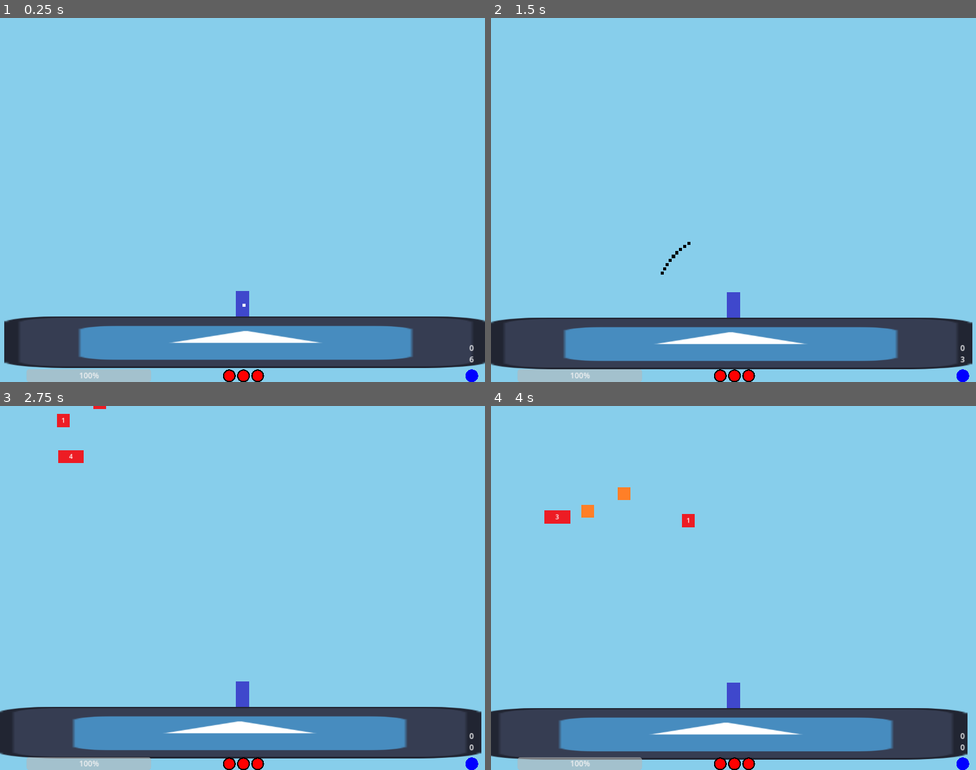
Above: before the commit, frames 1-4 (two rows, left to right).
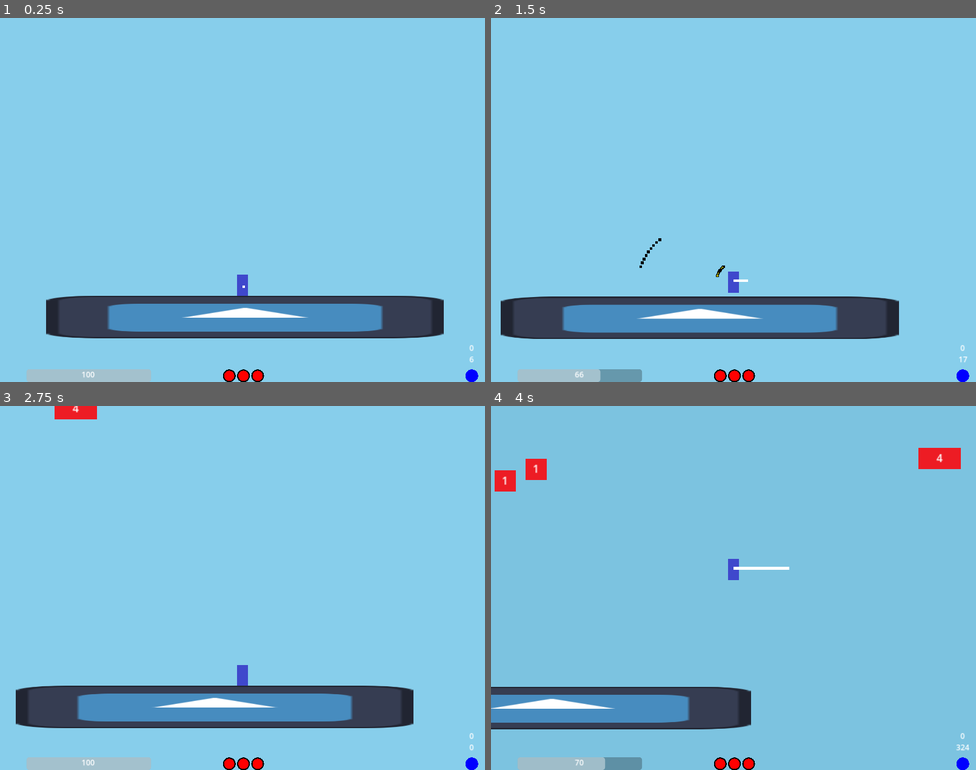
Above: after the commit, the same moments.

Repository: notMSB/bunk
Game: Godot game, scene res://scenes/game.tscn
The game is run twice, just before and just after one commit, with the same random seed, the same clock (stepped at 60 frames per second) and the same inputs. The engine's default icon, where the game draws it, is replaced by a stand-in: a white triangle on a blue panel in a dark square.
Inputs (mouse positions are in pixels of both pictures, inside the frame that each line leads up to):
- Up to frame 1 (0.25 s): no input
- Up to frame 2 (1.5 s): move the mouse to (840, 181) at 0.52 s; press the mouse at (840, 181) at 0.53 s; hold Right (ui_right) from 0.53 s (still down); tap Shift (item) at 0.6 s; tap Space (jump) at 0.77 s; move the mouse to (636, 218) at 1.27 s; release the mouse at (636, 218) at 1.28 s; click (636, 218) at 1.35 s
- Up to frame 3 (2.75 s): tap Space (jump) at 1.52 s; tap Shift (item) at 1.55, 2.1 s; move the mouse to (291, 507) at 2.02 s; release Right (ui_right) at 2.03 s; press the mouse at (291, 507) at 2.03 s; hold Left (ui_left) from 2.03 s (still down)
- Up to frame 4 (4 s): move the mouse to (709, 660) at 2.77 s; release Left (ui_left) at 2.78 s; release the mouse at (709, 660) at 2.78 s; hold Right (ui_right) from 2.78 s (still down); tap Ctrl (misc) at 2.85 s; tap Space (jump) at 3.02, 3.77 s; tap Shift (item) at 3.05 s; move the mouse to (879, 642) at 3.52 s; press the mouse at (879, 642) at 3.53 s

The runs differ from the first frame. In frame 1, 17% of the frame differs, in the area x 0-100%, y 70-99%; in frame 2, 18%; in frame 3, 18%; in frame 4, 18%, in the area x 0-99%, y 11-100%.

Commit message:
mobile bigmode

Diff:
--- a/scenes/game.tscn
+++ b/scenes/game.tscn
@@ -96,6 +96,15 @@
 offset_right = 319.0
 offset_bottom = 648.0
 value = 75.0
+show_percentage = false
+
+[node name="Text" type="Label" parent="UI/FuelBar"]
+layout_mode = 0
+offset_right = 261.0
+offset_bottom = 23.0
+text = "100"
+horizontal_alignment = 1
+vertical_alignment = 1
 
 [node name="BossBar" type="ProgressBar" parent="UI"]
 visible = false
--- a/scenes/player.tscn
+++ b/scenes/player.tscn
@@ -26,7 +26,7 @@
 
 [node name="Camera2D" type="Camera2D" parent="."]
 offset = Vector2(0, -250)
-zoom = Vector2(0.85, 0.85)
+zoom = Vector2(0.7, 0.7)
 drag_vertical_enabled = true
 drag_top_margin = 0.8
 drag_bottom_margin = 1.0
--- a/scripts/enemy.gd
+++ b/scripts/enemy.gd
@@ -23,16 +23,16 @@
 
 func _physics_process(delta):
 	move_and_slide()
-	if camera and position.y > camera.get_screen_center_position().y + 450 and velocity.y >= 0:
+	if killTimerSet:
+		killTimer -= delta
+		if killTimer <= 0:
+			queue_free()
+	elif camera and position.y > camera.get_screen_center_position().y + 375 / camera.zoom.y and velocity.y >= 0:
 		if isPlatform and velocity.y <= DEFAULT_VELOCITY:
 			velocity.y = 0
 			killTimer = DEFAULT_KILL_TIMER
 		killTimerSet = true
 		#queue_free()
-	if killTimerSet:
-		killTimer -= delta
-		if killTimer <= 0:
-			queue_free()
 	if boostTimerSet: boostTimer -= delta
 	if boostTimer <= 0:
 		boostTimerSet = false
--- a/scripts/grenade.gd
+++ b/scripts/grenade.gd
@@ -4,7 +4,7 @@
 
 func use():
 	var boom = Explosion.instantiate()
-	add_child(boom)
+	call_deferred("add_child", boom)
 	boom.scale = Vector2(2.5,2.5)
 	boom.position = position
 	boom.setup(25, null)
--- a/scripts/pickup.gd
+++ b/scripts/pickup.gd
@@ -34,19 +34,27 @@
 	else: return 15
 
 func get_fuel_weight():
+	if player.mobile: return 100
 	if player.fuel < 10: return 100
-	elif player.fuel < 50: return 60
-	elif player.fuel < 75: return 40
-	elif player.fuel < 100: return 10
-	else: return 0
+	if player.fuel < 50: return 60
+	if player.fuel < 75: return 40
+	if player.fuel < 100: return 10
+	return 0
 
 func get_grenade_weight():
+	if player.mobile: return 50
 	if player.hasItem == false: return 60
 	else: return 20
 
 func _on_body_entered(_body):
-	match dIndex:
-		d.fuel: player.change_fuel(25)
-		d.health: player.heal(1)
-		d.grenade: player.change_item(true)
+	if player.mobile:
+		match dIndex:
+			d.fuel: player.change_fuel(100)
+			d.health: player.heal(1)
+			d.grenade: player.get_node("Item").get_child(0).use()
+	else:
+		match dIndex:
+			d.fuel: player.change_fuel(25)
+			d.health: player.heal(1)
+			d.grenade: player.change_item(true)
 	queue_free()
--- a/scripts/platform.gd
+++ b/scripts/platform.gd
@@ -14,7 +14,7 @@
 
 func _physics_process(delta):
 	move_and_slide()
-	if camera and global_position.y > camera.get_screen_center_position().y + 450 and velocity.y >= 0:
+	if camera and global_position.y > camera.get_screen_center_position().y + 375 / camera.zoom.y and velocity.y >= 0:
 		if velocity.y <= DEFAULT_VELOCITY: velocity.y = 0
 		killTimerSet = true
 		#queue_free()
--- a/scripts/player.gd
+++ b/scripts/player.gd
@@ -7,7 +7,7 @@
 
 const PLATFORM_LAYER := 16
 
-const BOTTOM_MOD := 200
+const BOTTOM_MOD := 125
 
 #const BOOSTLIMIT = -200
 #var jumpBoost = 0
@@ -16,8 +16,9 @@
 var startingLaunchPos := Vector2(0,0)
 var currentLaunchPos := Vector2(0,0)
 const MINIMUM_LAUNCH := 30
-const MAXIMUM_LAUNCH := 400
+const MAXIMUM_LAUNCH := 300
 const LAUNCH_MULTIPLIER := 3
+var fuelTick := false
 
 var launching := false
 var crouched := false
@@ -66,7 +67,7 @@
 func _physics_process(delta):
 	UI.set_height(position.y)
 	weaponCooldown = max(weaponCooldown - delta, 0)
-	if position.y > $Camera2D.get_screen_center_position().y - $Camera2D.offset.y + BOTTOM_MOD:
+	if position.y > $Camera2D.get_screen_center_position().y - (($Camera2D.offset.y - BOTTOM_MOD) / $Camera2D.zoom.y):
 		take_damage(false, 1, true)
 		change_fuel(-5 * fuelThreshold)
 	if !is_on_floor():
@@ -77,7 +78,8 @@
 		fastfalling = false
 		currentCoyote = COYOTE_TIME
 		set_platform() #Set a platform which descends when jumping off
-		if currentPlatform and velocity.y == 0: change_velocity(currentPlatform.velocity.y)
+		if is_instance_valid(currentPlatform):
+			if velocity.y == 0: change_velocity(currentPlatform.velocity.y)
 		currentAirJumps = 0
 		UI.set_fuel(fuel, fuelThreshold, currentAirJumps, AIR_JUMPS)
 
@@ -144,6 +146,13 @@
 		fire_weapon()
 
 func mobile_process():
+	if fuelTick == false: fuelTick = true
+	elif fuel > 100:
+		change_fuel(-1)
+		fuelTick = false
+	elif fuel < 100 and is_on_floor():
+		change_fuel(1)
+		fuelTick = false
 	if is_on_floor():
 		velocity.x = 0
 		if launching: launching = false
@@ -156,13 +165,14 @@
 		$Line.rotation = direction.angle() - Vector2.DOWN.angle()
 		var length = min(startingLaunchPos.distance_to(currentLaunchPos), MAXIMUM_LAUNCH)
 		$Line.scale.y = length / 8.0 #length of the sprite used for the line currently
-	if Input.is_action_just_released("shoot") and weaponCooldown <= 0:
+	if Input.is_action_just_released("shoot") and weaponCooldown <= 50:
 		fire_weapon()
-
 		var force = min(startingLaunchPos.distance_to(currentLaunchPos), MAXIMUM_LAUNCH)
+		if fuel * 10 < force: force = fuel * 10
 		if force > MINIMUM_LAUNCH: #minimum drag distance for launch
+			change_fuel(ceil(-1 * force / 10))
 			launching = true
-			velocity = $Weapon.get_child(weaponIndex).shot_boost(get_global_mouse_position(), global_position, force * LAUNCH_MULTIPLIER)
+			velocity = $Weapon.get_child(weaponIndex).shot_boost(currentLaunchPos, startingLaunchPos, force * LAUNCH_MULTIPLIER)
 
 func fire_weapon():
 	var shot = $Weapon.get_child(weaponIndex).Projectile.instantiate()
@@ -222,7 +232,8 @@
 	UI.set_item(hasItem)
 
 func change_fuel(change):
-	fuel = min(fuel + change, 100)
+	if mobile: fuel = max(fuel + change, 0)
+	else: fuel = clamp(fuel + change, 0, 100)
 	UI.set_fuel(fuel, fuelThreshold, currentAirJumps, AIR_JUMPS)
 
 func take_damage(goLeft, _damage = 0, bigHit = false):
--- a/scripts/shrimp_ai.gd
+++ b/scripts/shrimp_ai.gd
@@ -8,6 +8,8 @@
 const COOLDOWN := 1.4
 var shotCooldown := COOLDOWN
 var flipped := false
+var xScale := 1
+var yScale := 1
 
 func _process(delta):
 	flip(enemy.global_position.x > player.global_position.x)
@@ -22,15 +24,17 @@
 
 func flip(playerLeft):
 	if playerLeft and !flipped:
-		enemy.scale = Vector2(-1, 1)
+		enemy.scale = Vector2(-1 * xScale, yScale)
 		flipped = true
-		enemy.get_node("UI").scale = Vector2(-1, 1)
+		enemy.get_node("UI").scale = Vector2(-1 * xScale, yScale)
 	elif !playerLeft and flipped:
-		enemy.scale = Vector2(-1, -1)
+		enemy.scale = Vector2(- 1 * xScale, -1 * yScale)
 		flipped = false
-		enemy.get_node("UI").scale = Vector2(1, 1)
+		enemy.get_node("UI").scale = Vector2(xScale, yScale)
 	#else:
 	#	enemy.scale = Vector2(1, 1)
 
 func setup(p):
+	xScale = enemy.scale.x
+	yScale = enemy.scale.y
 	player = p
--- a/scripts/spawner.gd
+++ b/scripts/spawner.gd
@@ -16,6 +16,7 @@
 const HORIZ_MOD := 600
 
 const TOP_SPAWN := 500
+var topSpawnMod = TOP_SPAWN
 
 const TIMER_LIST := [[0, 1.3], [500, 1.3], [2000, 1.2], [5000, 1.1], [8000, 1.0], [11000, 0.9]]
 var timerIndex := 0
@@ -34,6 +35,7 @@
 
 func _ready():
 	enemyScenes = [Swarmer, Clam, Shrimp, Enemy]
+	topSpawnMod = TOP_SPAWN / CAMERA.zoom.y
 
 func spawn_boss():
 	spawn(CAMERA.get_screen_center_position(), true, true)
@@ -74,8 +76,8 @@
 	if UI.paused: platformFrequency *= .33
 
 func set_spawns():
-	var screenX : int = ProjectSettings.get_setting("display/window/size/viewport_width")
-	var screenY : int = ProjectSettings.get_setting("display/window/size/viewport_height")
+	var screenX : int = ProjectSettings.get_setting("display/window/size/viewport_width") / CAMERA.zoom.x
+	var screenY : int = ProjectSettings.get_setting("display/window/size/viewport_height") / CAMERA.zoom.y
 
 	spawn(CAMERA.get_screen_center_position(), true)
 	spawn(Vector2(CAMERA.get_screen_center_position().x - screenX, CAMERA.get_screen_center_position().y))
@@ -109,7 +111,7 @@
 					break
 	add_child(newSpawn)
 	if isItem:
-		var yPos : float = center.y - VERT_BASE - randi() % (VERT_MOD)
+		var yPos : float = center.y - (VERT_BASE / CAMERA.zoom.y) - randi() % (VERT_MOD)
 		var rando = randi() % 2
 		if rando == 0:
 			newSpawn.global_position = Vector2(center.x - HORIZ_MOD, yPos)
@@ -119,5 +121,6 @@
 			newSpawn.velocity.x = -100
 	else:
 		var xPos : float = center.x + specificHoriz - randi() % (specificHoriz * 2)
-		newSpawn.global_position = Vector2(xPos, center.y - TOP_SPAWN)
+		newSpawn.global_position = Vector2(xPos, center.y - topSpawnMod)
+	if PLAYER.mobile: newSpawn.scale *= 2
 	newSpawn.setup(CAMERA, PLAYER)
--- a/scripts/ui_controller.gd
+++ b/scripts/ui_controller.gd
@@ -37,7 +37,10 @@
 	return int($Height/Current.text)
 
 func set_fuel(value, threshold, jumps, maxJumps):
+	if value > 100: $FuelBar.max_value = value
+	elif $FuelBar.max_value > 100: $FuelBar.max_value = 100
 	$FuelBar.value = value
+	$FuelBar/Text.text = str(value)
 	if value < threshold or jumps >= maxJumps: $FuelBar.modulate = Color(1,0,0,1)
 	elif value < threshold*2 or jumps == maxJumps - 1: $FuelBar.modulate = Color(1,1,0,1)
 	else: $FuelBar.modulate = Color(1,1,1,1)
